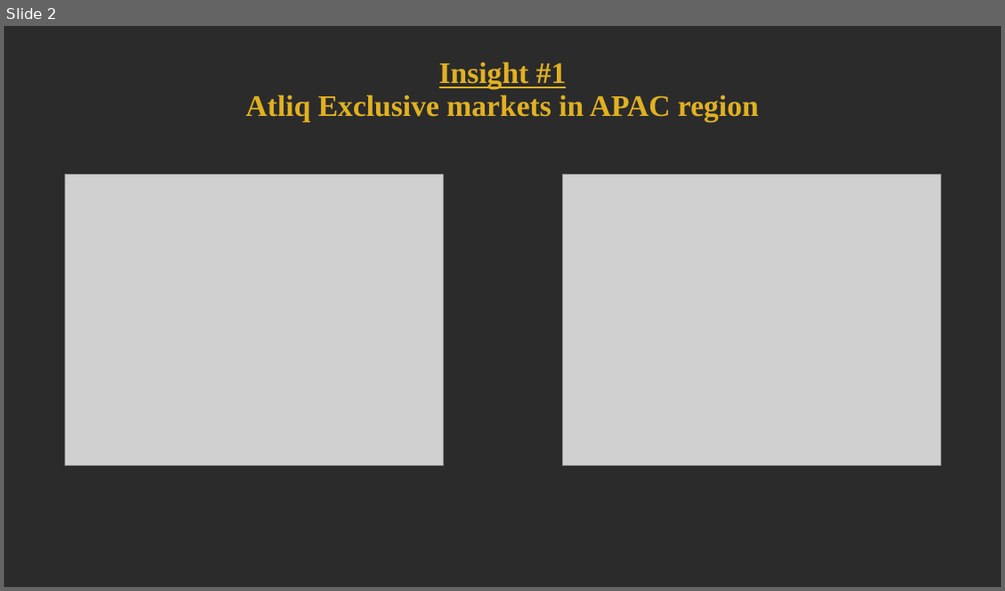
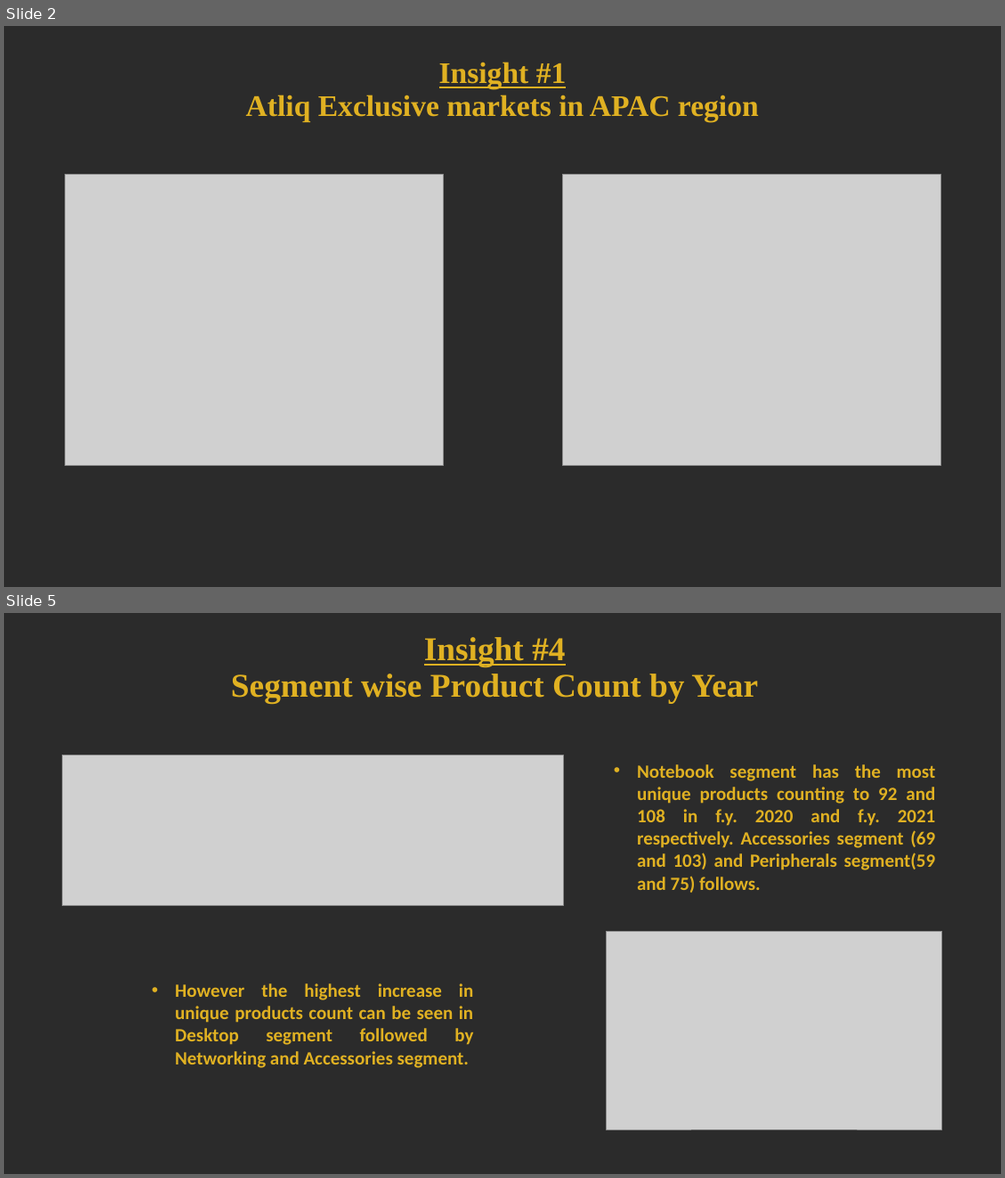
Before and after one commit to protyoy98/Atliq-Hardwares-Ad-hoc-analysis, a slide deck: ad_hoc req deliverables/Presentation1.pptx. Shown one above the other, each under a label of ours: slide 2 before the commit, slides 2 and 5 after it; the slides between them are not shown. The pictures are 1005x591 and 1005x1178 pixels, drawn with LibreOffice and Linux fonts; fonts in the diff are those of the drawing; grey boxes stand for pictures; background and template pictures are left out; a plain dark background stands for a picture behind light text. Boxes give left, top, right and bottom in pixels: in the first picture for what was removed or moved away, otherwise in the second. Text is boxed around its words. In the diff, an @@ line names an element or a change of style, - is before the commit and + after.

Commit message:
ppt updated

```diff
--- a/ad_hoc req deliverables/Presentation1.pptx
+++ b/ad_hoc req deliverables/Presentation1.pptx
@@ slide 5 added at (4,613,1001,1174), background picture (left out) @@
@@ title added at (231,637,758,703), 32 pt, text #E0B122, bold @@
+Insight #4
+Segment wise Product Count by Year
@@ picture added at (63,755,563,906) @@
@@ text added at (637,764,936,892), 18 pt, text #E0B122, bold @@
+• Notebook segment has the most unique products counting to 92 and 108 in f.y. 2020 and f.y. 2021 respectively. Accessories segment (69 and 103) and Peripherals segment(59 and 75) follows.
@@ picture added at (607,931,942,1129) @@
@@ text added at (175,983,473,1068), 18 pt, text #E0B122, bold @@
+• However the highest increase in unique products count can be seen in Desktop segment followed by Networking and Accessories segment.
```
Also in this commit, not shown: 4 other slides added.
